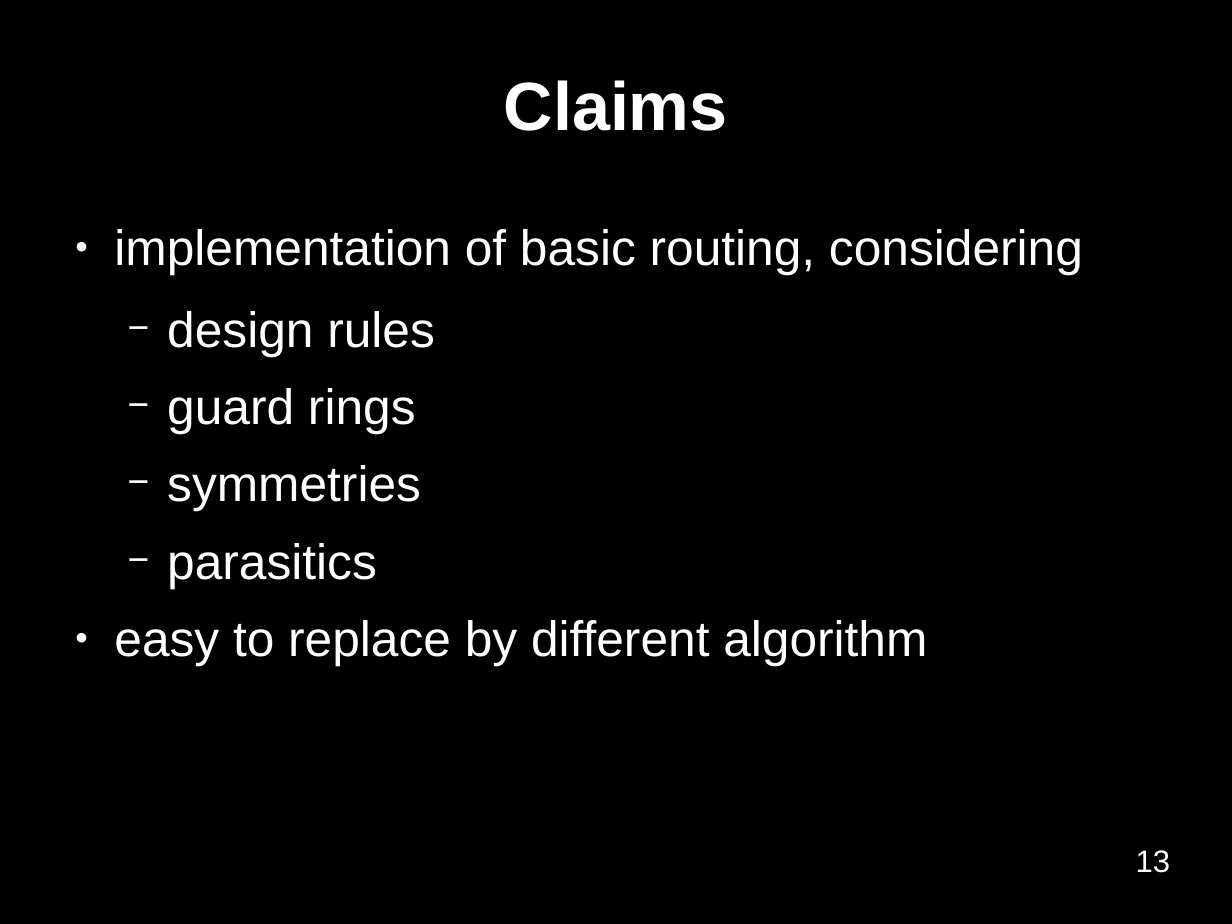
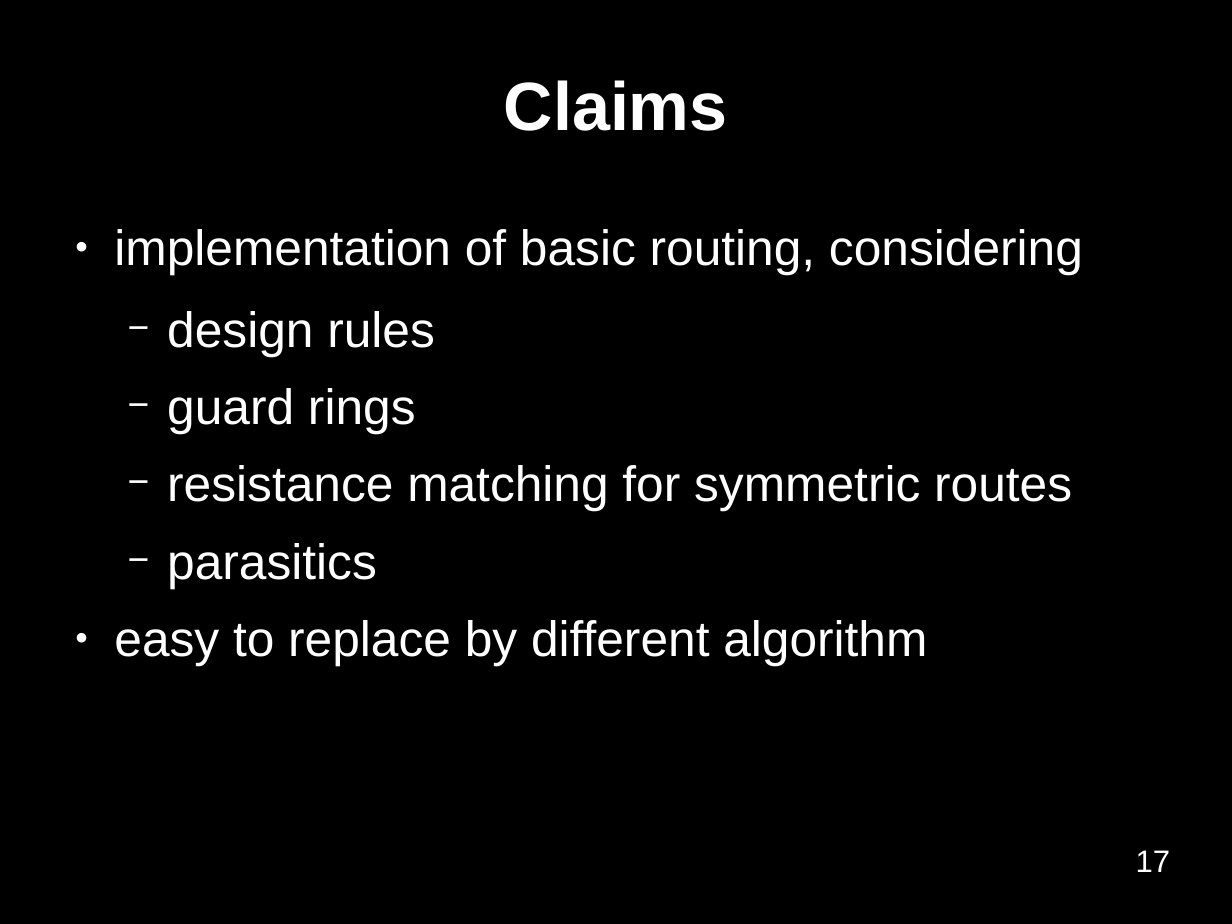
Before and after one commit to benediktibk/bachelorthesis, a slide deck: slide 17 of presentation.odp (slide 13 before the commit). Drawn at 1232x924 pixels with LibreOffice and Linux fonts; fonts in the diff are those of the drawing; background and template pictures are left out. Boxes give left, top, right and bottom in pixels: in the first picture for what was removed or moved away, otherwise in the second. Text is boxed around its words. In the diff, an @@ line names an element or a change of style, - is before the commit and + after.

```diff
--- a/presentation.odp
+++ b/presentation.odp
@@ text at <box>167,465,1072,511</box>: text changed @@
-  − symmetries
+  − resistance matching for symmetric routes
@@ page number at <box>1136,850,1171,872</box>: text changed @@
-13
+17
```
Also in this commit, not shown: 8 other slides changed, 10 slides added, 2 slides removed.
